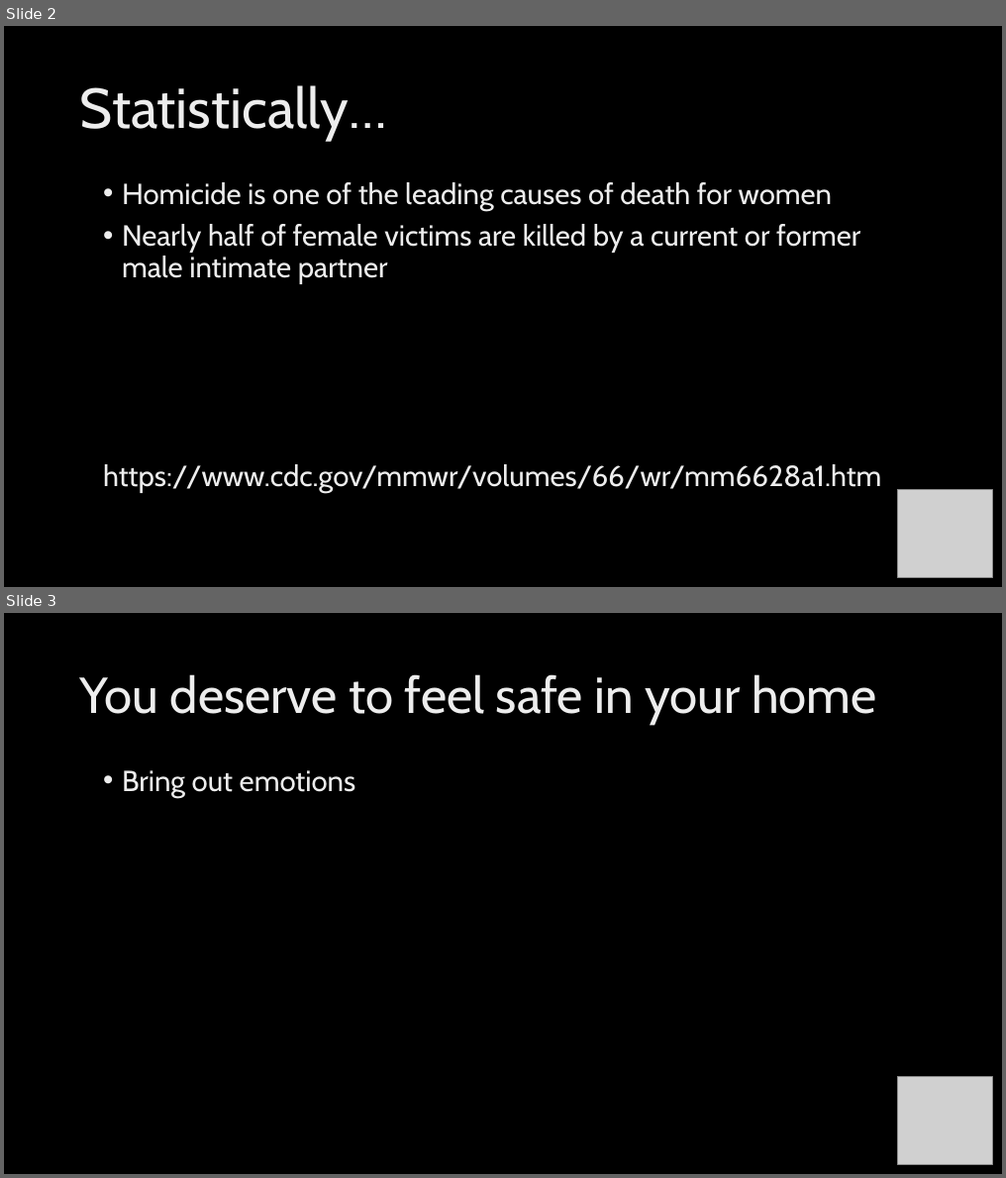
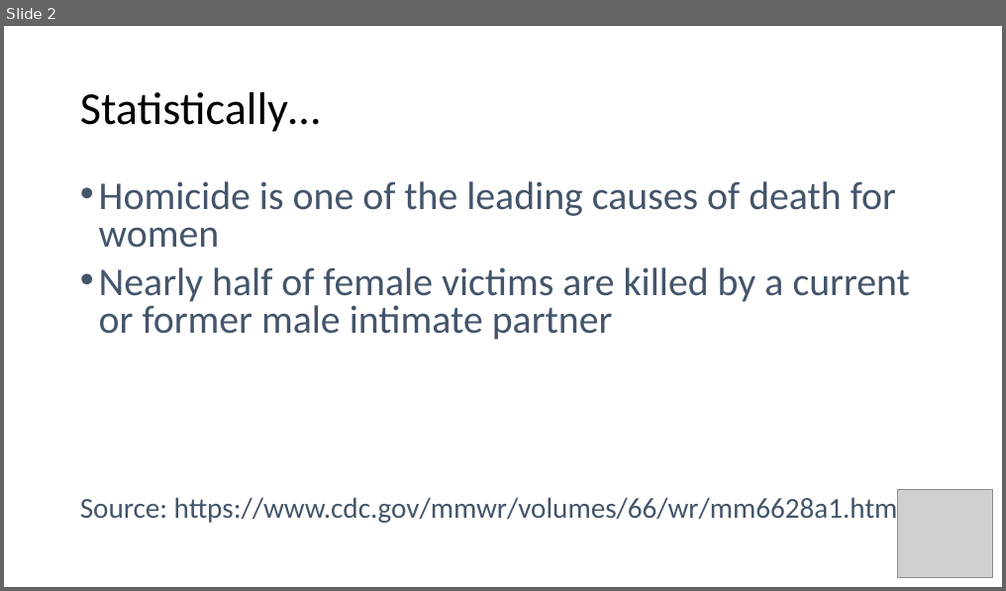
Before and after one commit to kjlyon/safe-house, a slide deck: IoT-Hackathon-presentation.pptx. Shown one above the other, each under a label of ours: slides 2 and 3 before the commit, slide 2 after it. The pictures are 1006x1178 and 1006x591 pixels, drawn with LibreOffice and Linux fonts; fonts in the diff are those of the drawing; grey boxes stand for pictures; background and template pictures are left out. Boxes give left, top, right and bottom in pixels: in the first picture for what was removed or moved away, otherwise in the second. Text is boxed around its words. In the diff, an @@ line names an element or a change of style, - is before the commit and + after.

```diff
--- a/IoT-Hackathon-presentation.pptx
+++ b/IoT-Hackathon-presentation.pptx
@@ slide 3 removed at (4, 613, 1002, 1174), background picture (left out) @@
@@ title removed at (80, 674, 877, 724) @@
-You deserve to feel safe in your home
@@ text removed at (122, 770, 356, 798) @@
-• Bring out emotions
@@ picture removed at (898, 1077, 992, 1164) @@
@@ slide 2 changed as well @@
@@ background picture (left out) to #FFFFFF @@
@@ title "Statistically…" at (80, 92, 320, 132): size 54 to 44 pt, font Cabin to Calibri, text colour gradient #DEDEDE to #EDEDED to #FFFFFF to #000000 @@
@@ text "Homicide is one of the ...": place and size @@
-text "Homicide is one of the ..." at (103, 182, 881, 493)
+text "Homicide is one of the ..." at (80, 181, 911, 525)
@@ text at (99, 181, 911, 340): size 28 to 37.9 pt, font Cabin to Calibri, text colour gradient #DEDEDE to #EDEDED to #FFFFFF to gradient #000000 to #44546A to #8497B0 to #FFFFFF in "Homicide is one of the leading causes ...", "Nearly half of female victims are killed ..."; line spacing 0.9 to 0.8 @@
@@ text at (80, 493, 898, 525): text changed; size 28 to 27.8 pt; font Cabin to Calibri; text colour gradient #DEDEDE to #EDEDED to #FFFFFF to gradient #000000 to #44546A to #8497B0 to #FFFFFF @@
-https://www.cdc.gov/mmwr/volumes/66/wr/mm6628a1.htm
+Source: https://www.cdc.gov/mmwr/volumes/66/wr/mm6628a1.htm
```
Also in this commit, not shown: 2 other slides changed, 5 slides added, 4 other slides removed, 1 other file.
